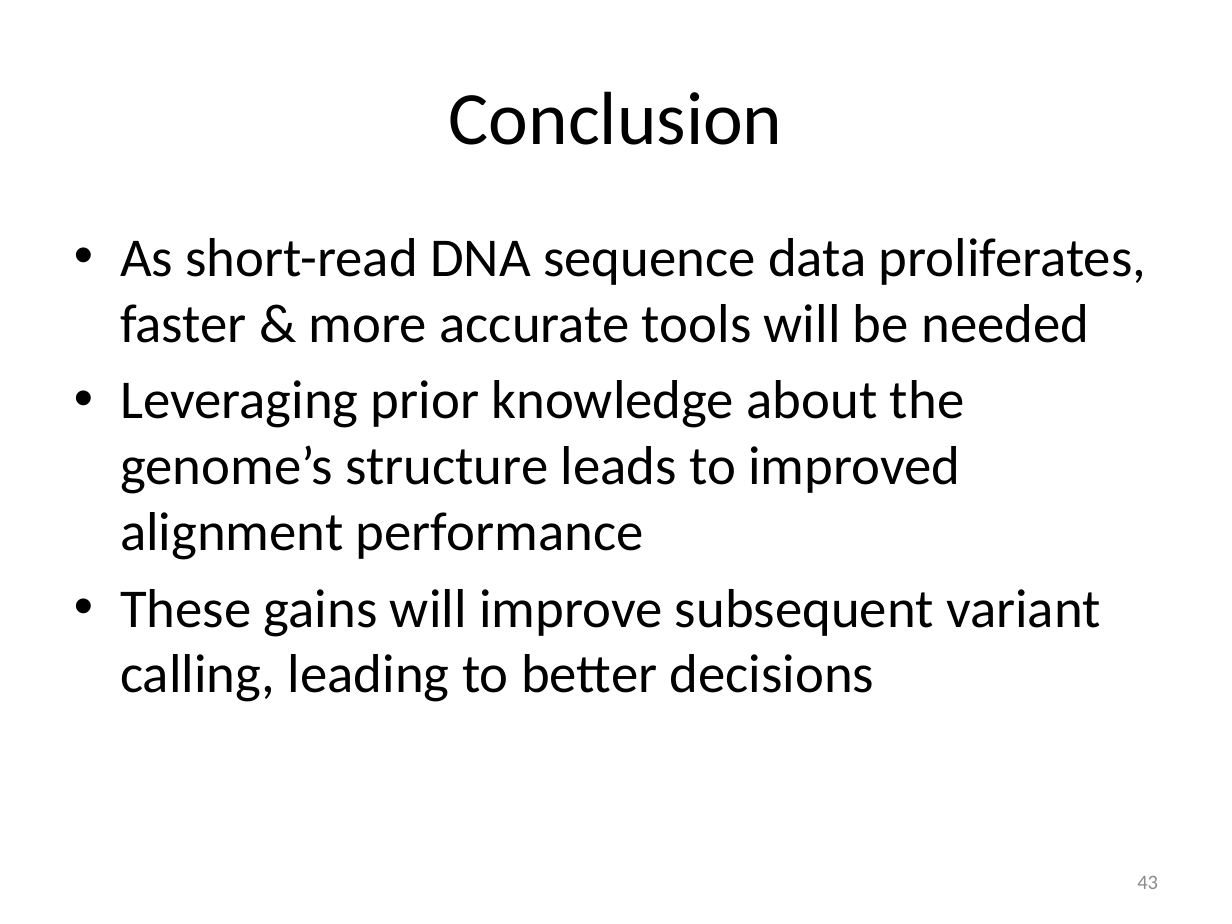
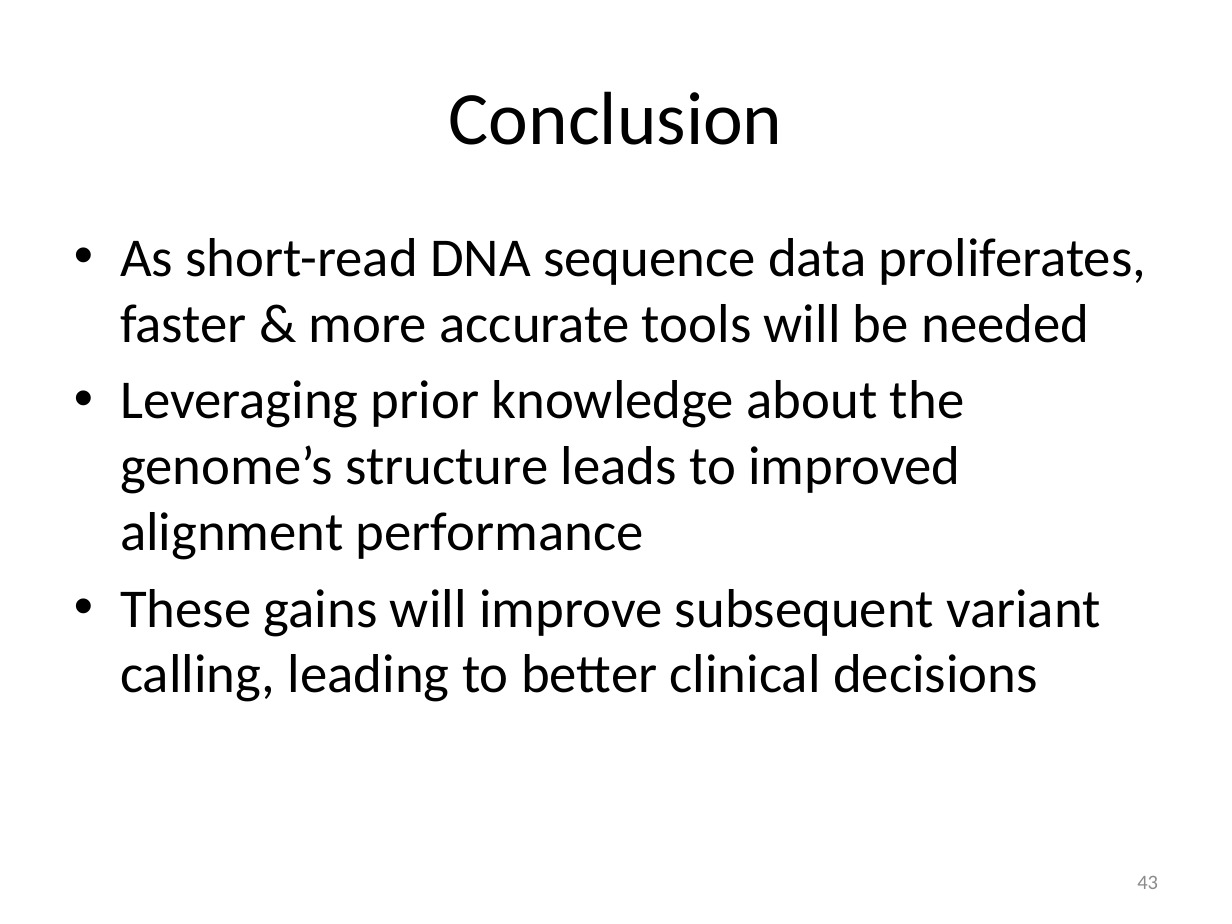
Before and after one commit to kristalcurtis/quals, a slide deck: slide 44 of slides/11.26.12 Quals (v2a).pptx. Drawn at 1232x924 pixels with LibreOffice and Linux fonts; fonts in the diff are those of the drawing. Boxes give left, top, right and bottom in pixels: in the first picture for what was removed or moved away, otherwise in the second. Text is boxed around its words. In the diff, an @@ line names an element or a change of style, - is before the commit and + after.

```diff
--- a/slides/11.26.12 Quals (v2a).pptx
+++ b/slides/11.26.12 Quals (v2a).pptx
@@ text at [120, 589, 1101, 702]: text changed @@
-• These gains will improve subsequent variant calling, leading to better decisions
+• These gains will improve subsequent variant calling, leading to better clinical decisions
```
Also in this commit, not shown: 11 other slides changed, 1 slide added.
